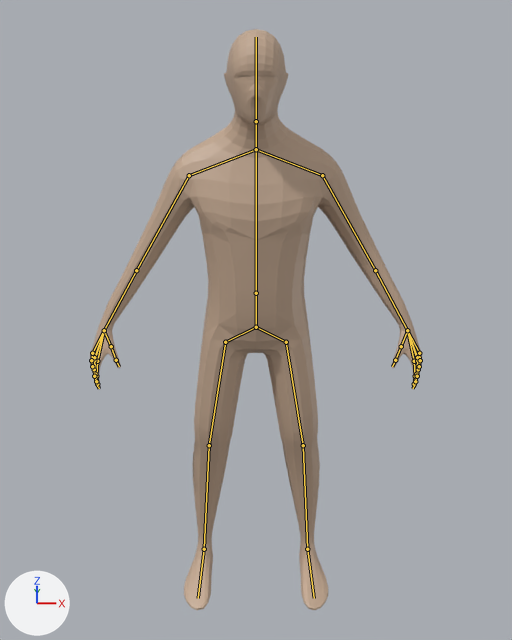
An edit to the Blender file Blend models/Character/Character_Mirroring.blend, drawn before and after from the same camera.
One viewpoint serves both versions: a camera (50 mm lens) standing at (0.0, -1.897, 1.84) and looking at (0.0, -0.104, 0.991). Every picture has the same lights, and +X, +Y and +Z are marked at lower left. The bones that bend it are drawn over the model as lines.

Objects in the first picture: 'Male.002'.
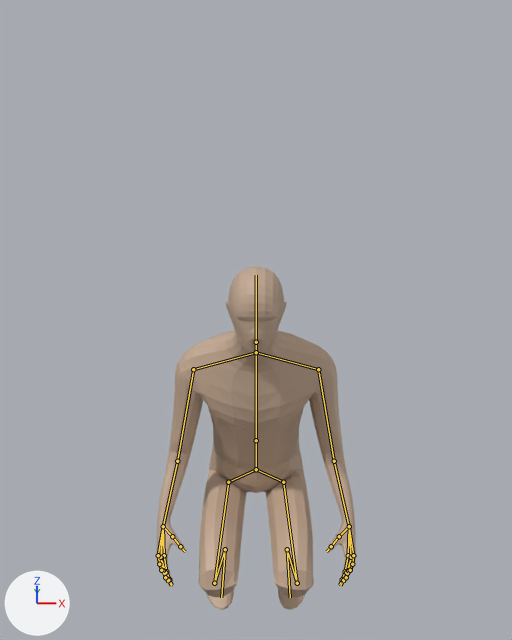
The newer file adds an action. The first version stands in its rest pose; the second is drawn at frame 0 of the action 'Сrouch'.

Location of each change, [x1, y1, x2, y2] in pixels of the pictures (512 x 640 px):
'Male.002', posed (40% narrower, 41% shorter): before [90, 29, 422, 610]; after [156, 266, 356, 610]
bone 'Spinal up', root to tip: before (256, 293) to (256, 149); after (256, 440) to (256, 352)
bone 'Neck', root to tip: before (256, 149) to (256, 121); after (256, 352) to (256, 342)
bone 'Head', root to tip: before (256, 121) to (256, 37); after (256, 342) to (256, 275)
bone 'Shoulder.l', root to tip: before (322, 175) to (375, 270); after (318, 369) to (334, 461)
bone 'Forearm.l', root to tip: before (375, 270) to (407, 330); after (334, 461) to (349, 526)
bone 'Shoulder.r', root to tip: before (189, 175) to (136, 270); after (193, 369) to (177, 461)
bone 'Forearm.r', root to tip: before (136, 270) to (104, 330); after (177, 461) to (163, 526)
bone 'Spinal down', root to tip: before (256, 293) to (256, 327); after (256, 440) to (256, 469)
bone 'Femur.l', root to tip: before (286, 342) to (303, 445); after (283, 482) to (297, 583)
bone 'Shin.l', root to tip: before (303, 445) to (307, 549); after (297, 583) to (287, 549)
bone 'Foot.l', root to tip: before (307, 549) to (314, 598); after (287, 549) to (290, 597)
bone 'Femur.r', root to tip: before (225, 342) to (209, 445); after (228, 482) to (214, 583)
bone 'Shin.r', root to tip: before (209, 445) to (204, 549); after (214, 583) to (225, 549)
bone 'Foot.r', root to tip: before (204, 549) to (198, 598); after (225, 549) to (221, 597)

Edits to the bpy script that builds the scene:
```text
Change bone_spinal_up:
    where bone_spinal_up = bpy.data.objects['Арматура'].pose.bones['Spinal up']
    bone_spinal_up.location: (0.0, 0.0, 0.0) -> (0.0, -0.517, -0.003)
    bone_spinal_up.rotation_quaternion: (1.0, 0.0, 0.0, 0.0) -> (0.986, 0.165, 0.0, 0.0)  # degrees (0, 0, 0) -> degrees (19, 0, 0)
Change bone_neck:
    where bone_neck = bpy.data.objects['Арматура'].pose.bones['Neck']  # child of 'Spinal up'
    bone_neck.rotation_quaternion: (1.0, 0.0, 0.0, 0.0) -> (1.0, -0.023, 0.0, 0.0)  # degrees (0, 0, 0) -> degrees (-3, 0, 0)
Change bone_head:
    where bone_head = bpy.data.objects['Арматура'].pose.bones['Head']  # child of 'Neck'
    bone_head.rotation_quaternion: (1.0, 0.0, 0.0, 0.0) -> (0.995, -0.103, 0.0, 0.0)  # degrees (0, 0, 0) -> degrees (-12, 0, 0)
Change bone_shoulder_l:
    where bone_shoulder_l = bpy.data.objects['Арматура'].pose.bones['Shoulder.l']  # child of 'Collarbone.l'
    bone_shoulder_l.rotation_quaternion: (1.0, 0.0, 0.0, 0.0) -> (0.969, 0.169, -0.069, -0.169)  # degrees (0, 0, 0) -> degrees (21, -4, -21)
Change bone_forearm_l:
    where bone_forearm_l = bpy.data.objects['Арматура'].pose.bones['Forearm.l']  # child of 'Shoulder.l'
    bone_forearm_l.rotation_quaternion: (1.0, 0.0, 0.0, 0.0) -> (0.967, 0.252, -0.045, 0.015)  # degrees (0, 0, 0) -> degrees (29, -5, 0)
Change bone_shoulder_r:
    where bone_shoulder_r = bpy.data.objects['Арматура'].pose.bones['Shoulder.r']  # child of 'Collarbone.r'
    bone_shoulder_r.rotation_quaternion: (1.0, 0.0, 0.0, 0.0) -> (0.969, 0.169, 0.069, 0.169)  # degrees (0, 0, 0) -> degrees (21, 4, 21)
Change bone_forearm_r:
    where bone_forearm_r = bpy.data.objects['Арматура'].pose.bones['Forearm.r']  # child of 'Shoulder.r'
    bone_forearm_r.rotation_quaternion: (1.0, 0.0, 0.0, 0.0) -> (0.967, 0.252, 0.045, -0.015)  # degrees (0, 0, 0) -> degrees (29, 5, 0)
Change bone_spinal_down:
    where bone_spinal_down = bpy.data.objects['Арматура'].pose.bones['Spinal down']
    bone_spinal_down.location: (0.0, 0.0, 0.0) -> (0.0, 0.506, 0.104)
Change bone_femur_l:
    where bone_femur_l = bpy.data.objects['Арматура'].pose.bones['Femur.l']  # child of 'Hip.l'
    bone_femur_l.rotation_quaternion: (1.0, 0.0, 0.0, 0.0) -> (0.768, -0.635, -0.075, 0.034)  # degrees (0, 0, 0) -> degrees (-79, -4, 8)
Change bone_shin_l:
    where bone_shin_l = bpy.data.objects['Арматура'].pose.bones['Shin.l']  # child of 'Femur.l'
    bone_shin_l.rotation_quaternion: (1.0, 0.0, 0.0, 0.0) -> (0.382, 0.924, -0.019, 0.001)  # degrees (0, 0, 0) -> degrees (135, -1, -2)
Change bone_foot_l:
    where bone_foot_l = bpy.data.objects['Арматура'].pose.bones['Foot.l']  # child of 'Shin.l'
    bone_foot_l.rotation_quaternion: (1.0, 0.0, 0.0, 0.0) -> (0.874, -0.483, 0.036, 0.021)  # degrees (0, 0, 0) -> degrees (-58, 5, 0)
Change bone_femur_r:
    where bone_femur_r = bpy.data.objects['Арматура'].pose.bones['Femur.r']  # child of 'Hip.r'
    bone_femur_r.rotation_quaternion: (1.0, 0.0, 0.0, 0.0) -> (0.768, -0.635, 0.075, -0.034)  # degrees (0, 0, 0) -> degrees (-79, 4, -8)
Change bone_shin_r:
    where bone_shin_r = bpy.data.objects['Арматура'].pose.bones['Shin.r']  # child of 'Femur.r'
    bone_shin_r.rotation_quaternion: (1.0, 0.0, 0.0, 0.0) -> (0.382, 0.924, 0.019, -0.001)  # degrees (0, 0, 0) -> degrees (135, 1, 2)
Change bone_foot_r:
    where bone_foot_r = bpy.data.objects['Арматура'].pose.bones['Foot.r']  # child of 'Shin.r'
    bone_foot_r.rotation_quaternion: (1.0, 0.0, 0.0, 0.0) -> (0.875, -0.483, -0.013, -0.031)  # degrees (0, 0, 0) -> degrees (-58, -3, -2)
```
